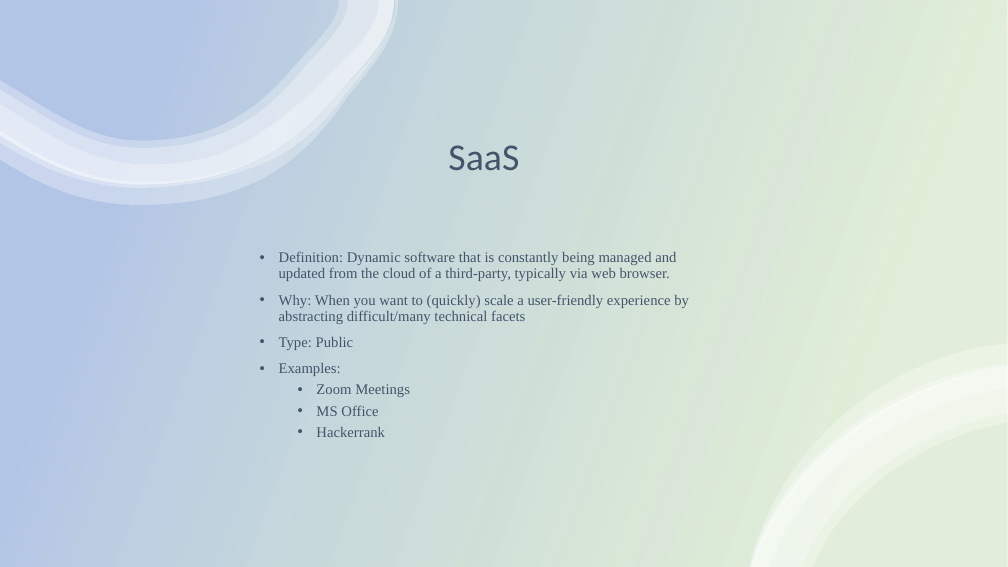
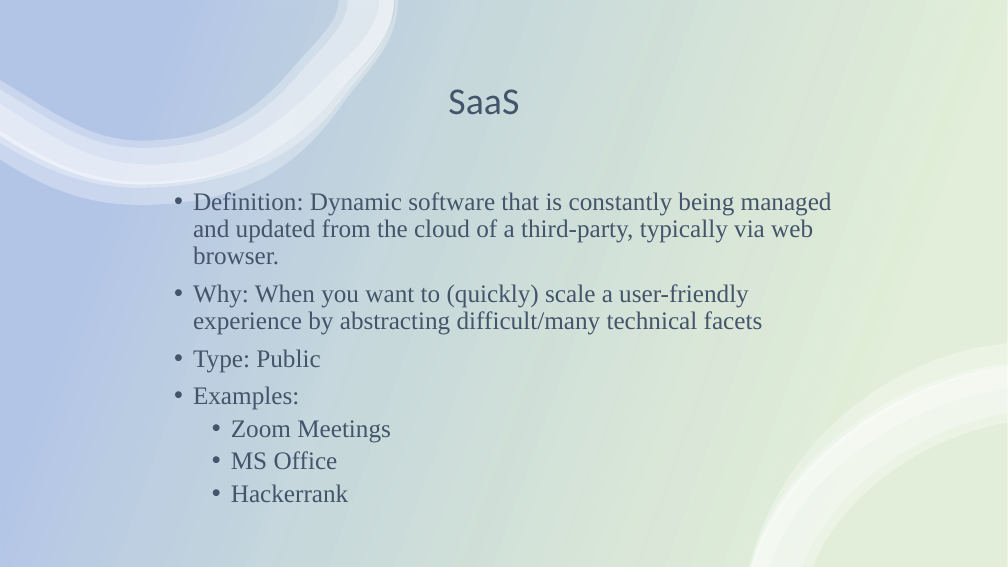
Before and after one commit to 06012021-dotnet-uta/ChristianRomeroP1, a slide deck: slide 4 of Study/Cloud Services.pptx. Drawn at 1008x567 pixels with LibreOffice and Linux fonts; fonts in the diff are those of the drawing. Boxes give left, top, right and bottom in pixels: in the first picture for what was removed or moved away, otherwise in the second. Text is boxed around its words. In the diff, an @@ line names an element or a change of style, - is before the commit and + after.

```diff
--- a/Study/Cloud Services.pptx
+++ b/Study/Cloud Services.pptx
@@ title "SaaS" moved from (x1=448, y1=145, x2=519, y2=170) to (x1=448, y1=89, x2=519, y2=114) @@
@@ text "Definition: Dynamic software that is ..." moved from (x1=279, y1=251, x2=689, y2=437) to (x1=193, y1=192, x2=832, y2=502) @@
@@ text "Definition: Dynamic software that is ..." at (x1=193, y1=192, x2=832, y2=502): size 14 to 24 pt @@
```
Also in this commit, not shown: 3 other slides changed.
